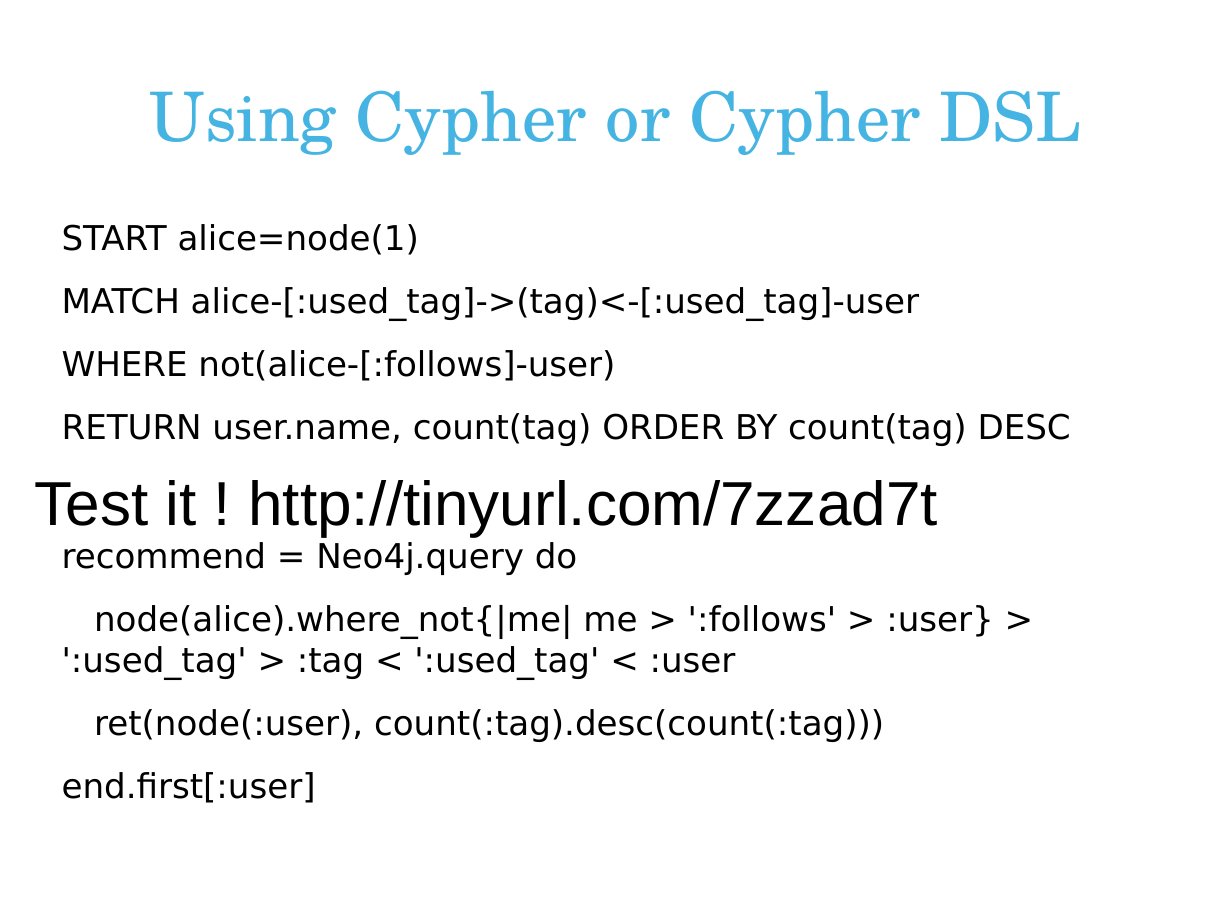
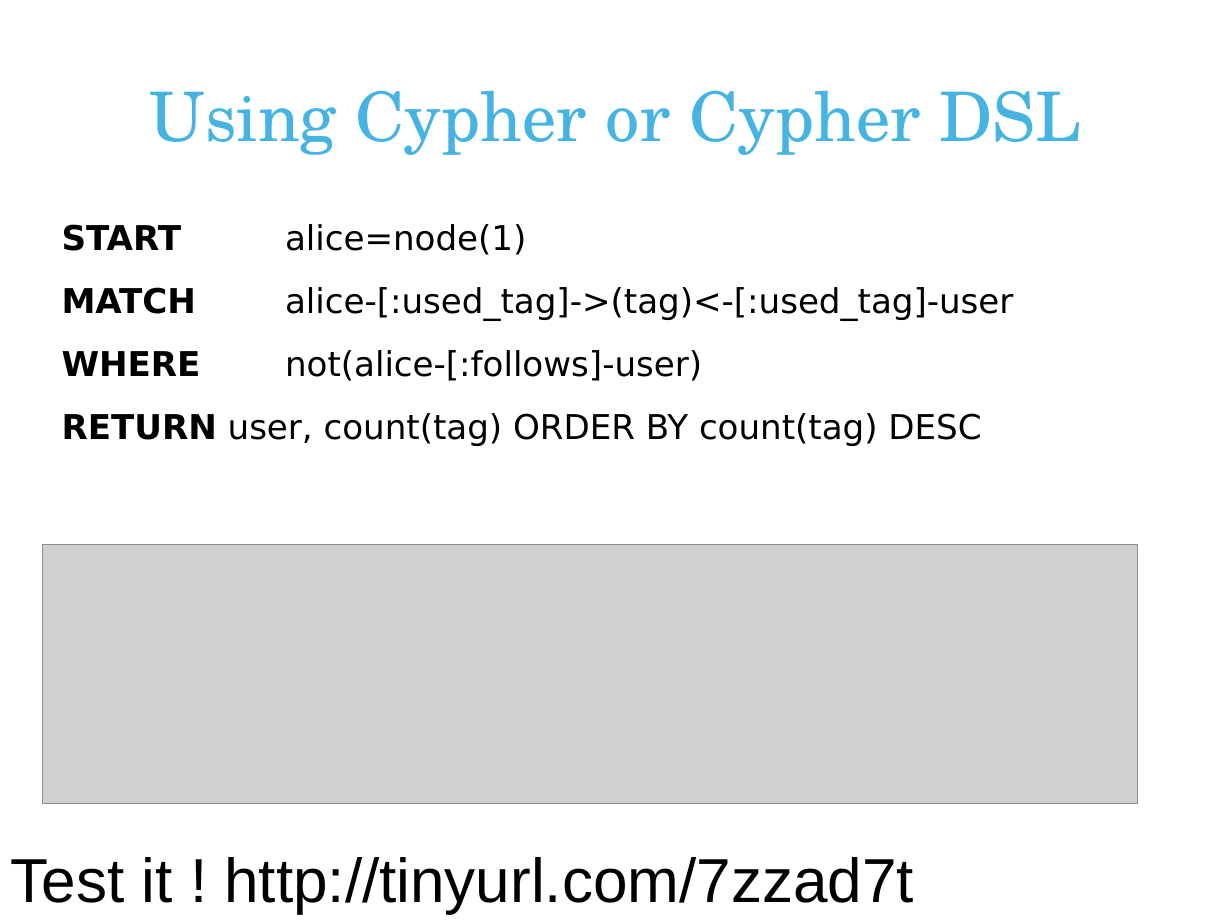
Before and after one commit to andreasronge/andreasronge.github.com, a slide deck: slide 29 of JRubyConf.odp. Drawn at 1232x924 pixels with LibreOffice and Linux fonts; fonts in the diff are those of the drawing; grey boxes stand for pictures; background and template pictures are left out. Boxes give left, top, right and bottom in pixels: in the first picture for what was removed or moved away, otherwise in the second. Text is boxed around its words. In the diff, an @@ line names an element or a change of style, - is before the commit and + after.

```diff
--- a/JRubyConf.odp
+++ b/JRubyConf.odp
@@ text at <box>62,224,1013,381</box>: bold on in "START", "MATCH", "WHERE" @@
@@ text at <box>62,413,981,446</box>: text changed @@
-RETURN user.name, count(tag) ORDER BY count(tag) DESC
+RETURN user, count(tag) ORDER BY count(tag) DESC
@@ picture added at <box>42,544,1138,804</box> @@
@@ text removed at <box>62,542,994,803</box> @@
-recommend = Neo4j.query do
-node(alice).where_not{|me| me > ':follows' > :user} > ':used_tag' > :tag < ':used_tag' < :user
-ret(node(:user), count(:tag).desc(count(:tag)))
-end.first[:user]
@@ text "Test it ! http://tinyurl.com/7zzad7t": place and size @@
-text "Test it ! http://tinyurl.com/7zzad7t" at <box>35,480,937,536</box>
+text "Test it ! http://tinyurl.com/7zzad7t" at <box>11,857,913,913</box>
```
Also in this commit, not shown: 14 other slides changed, 3 slides added, 2 slides removed.
